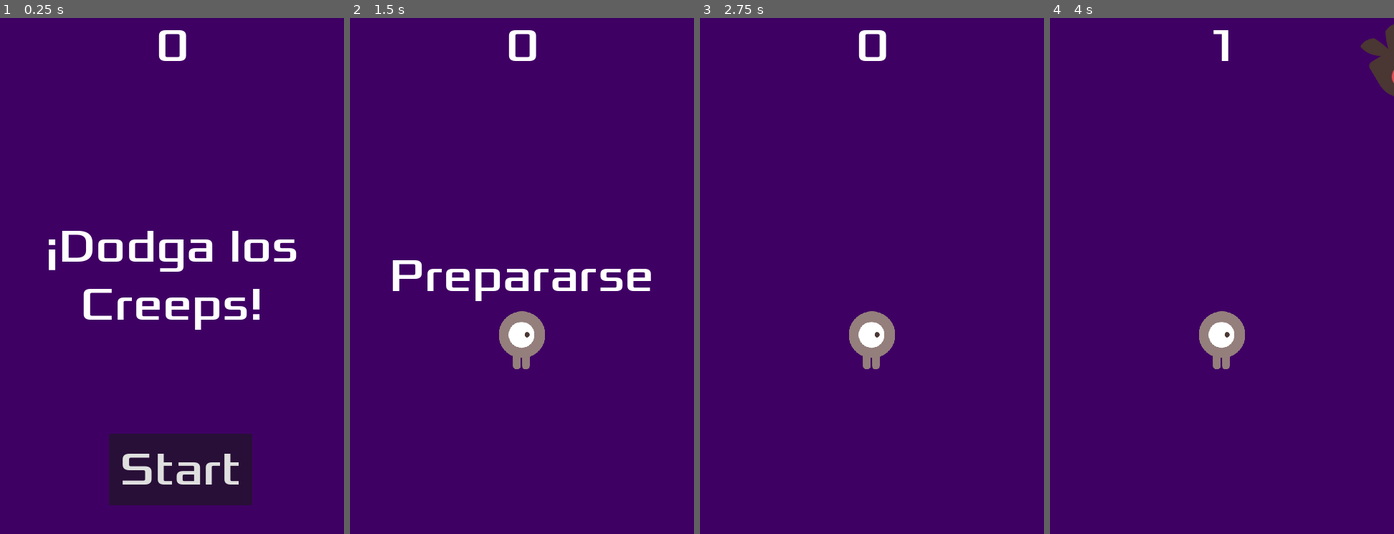
Above: before the commit, frames 1-4 (left to right).
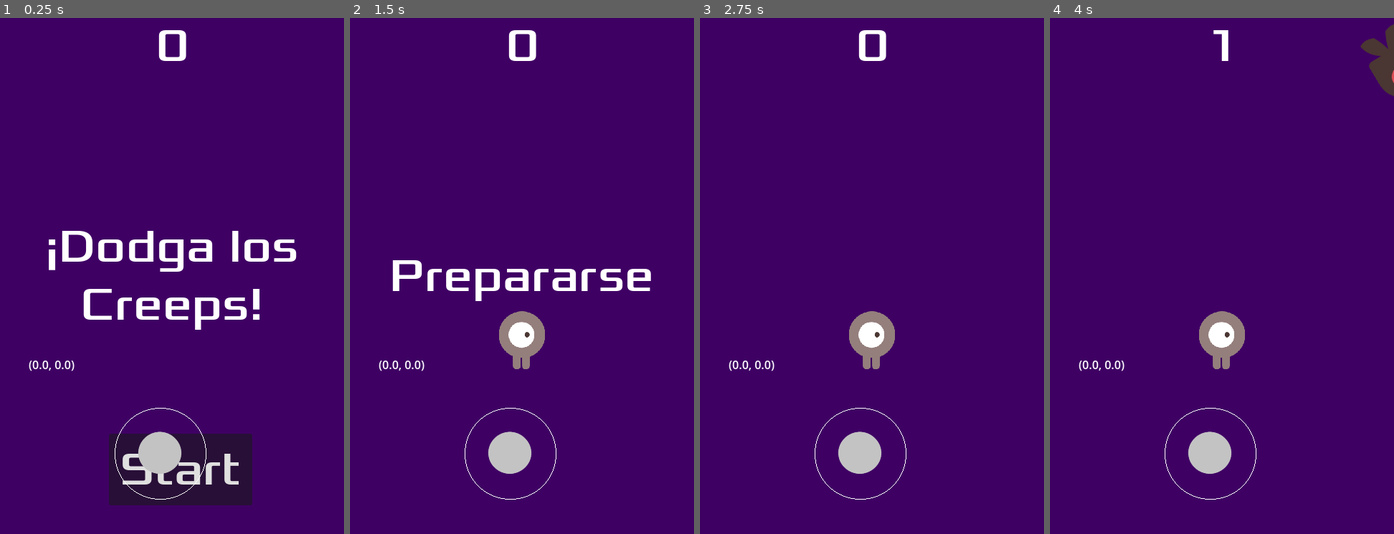
Above: after the commit, the same moments.

Repository: hkanon26-app/Dodge--The-Creeps-2d
Game: Godot game, scene res://Escenas/main.tscn
Two runs of this game, one before a commit and one after it. Both use one fixed random seed, a clock stepped at 60 frames per second and the inputs below.
Inputs (mouse positions are in pixels of both pictures, inside the frame that each line leads up to):
- Up to frame 1 (0.25 s): no input
- Up to frame 2 (1.5 s): click "Start" at 0.5 s; tap Enter at 1.25 s; move the mouse to (597, 250) at 1.27 s; hold Right (ui_right) from 1.28 s (still down); click (597, 250) at 1.42 s
- Up to frame 3 (2.75 s): release Right (ui_right) at 2 s; tap Space at 2 s; drag from (803, 301) to (872, 337) at 2.02 s
- Up to frame 4 (4 s): move the mouse to (1256, 162) at 2.77 s; hold Right (ui_right) 2.78-3.5 s; tap Enter at 3.5 s; drag from (1204, 379) to (1118, 198) at 3.52 s

The runs differ from the first frame. In frame 1, 1.0% of the frame differs, in the area x 8-60%, y 66-94%; in frame 2, 1.0%; in frame 3, 1.0%; in frame 4, 1.0%.
Error after the commit: Trying to assign value of type 'Vector2' to a variable of type 'float'. (res://Scripts/joystick.gd:31)

Commit message:
Joystick 2

Diff:
--- a/Escenas/main.tscn
+++ b/Escenas/main.tscn
@@ -6,6 +6,7 @@
 [ext_resource type="PackedScene" uid="uid://doyl5anstr3fl" path="res://Escenas/hud.tscn" id="4_73plr"]
 [ext_resource type="AudioStream" uid="uid://c2fvyfxreets8" path="res://Assets/art/House In a Forest Loop.ogg" id="5_pagnp"]
 [ext_resource type="AudioStream" uid="uid://bdpidvqwklxpt" path="res://Assets/art/gameover.wav" id="6_g7wb3"]
+[ext_resource type="PackedScene" uid="uid://noinvic2qmis" path="res://Escenas/gui.tscn" id="7_s2ilj"]
 
 [sub_resource type="Curve2D" id="Curve2D_0kh0y"]
 _data = {
@@ -55,8 +56,11 @@
 [node name="DeathSound" type="AudioStreamPlayer" parent="."]
 stream = ExtResource("6_g7wb3")
 
+[node name="GUI" parent="." instance=ExtResource("7_s2ilj")]
+
 [connection signal="hit" from="Player" to="." method="_on_player_hit"]
 [connection signal="timeout" from="MobTimer" to="." method="_on_mob_timer_timeout"]
 [connection signal="timeout" from="ScoreTimer" to="." method="_on_score_timer_timeout"]
 [connection signal="timeout" from="StartTimer" to="." method="_on_start_timer_timeout"]
 [connection signal="start_game" from="HUD" to="." method="new_game"]
+[connection signal="enviar_joystick" from="GUI" to="Player" method="recibir_joystick"]
--- a/Scripts/player.gd
+++ b/Scripts/player.gd
@@ -6,6 +6,7 @@
 @export var speed = 400
 var screen_size
 var joystick : Joystick
+var direccion = Vector2()
 
 
 # Called when the node enters the scene tree for the first time.
@@ -14,7 +15,15 @@
 	hide()
 	z_index = 1
 
-# Called every frame. 'delta' is the elapsed time since the previous frame.
+
+func _input(_event):
+	if joystick != null and is_instance_valid(joystick):
+		direccion = joystick.direccion
+	else:
+		direccion.x = Input.get_axis("ui_left", "ui_right")
+		direccion.y = Input.get_axis("ui_up", "ui_down")
+		direccion = direccion.normalized()
+
 func _process(delta: float) -> void:
 	var velocity = Vector2.ZERO
 	if Input.is_action_pressed("move_right"):
@@ -62,4 +71,4 @@
 	$AnimatedSprite2D.play()
 
 func recibir_joystick(j : Joystick):
-	joystick
+	joystick  = j
--- a/project.godot
+++ b/project.godot
@@ -53,3 +53,4 @@
 
 renderer/rendering_method="gl_compatibility"
 renderer/rendering_method.mobile="gl_compatibility"
+textures/vram_compression/import_etc2_astc=true
Not shown: 1 places in Escenas/main.tscn that only renumber resources
Not shown, added: export_presets.cfg
Not shown, added: Dodge--The-Creeps-2d.apk
Not shown, added: Dodge--The-Creeps-2d.apk.idsig
